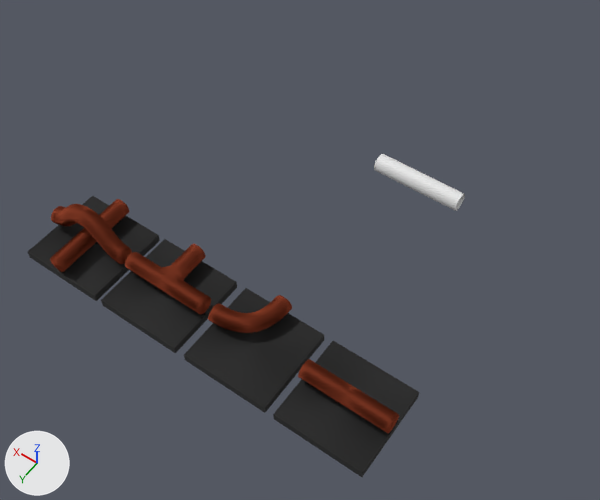
Renders of the Blender file Frontend/GaMR/Assets/Models/lost_in_space/electric_components.blend from each side of a commit.
Camera for both pictures: a 50 mm camera at (-7.12, 6.59, 14.44) aimed at (-1.27, -1.59, 1.58). Every picture has the same lights, and +X, +Y and +Z are marked at lower left. The same objects are shown in both versions, whatever each file hides.

The older version as bpy lines, for what is in view:
```python
ob_beziercurve_000 = bpy.data.objects.new('BezierCurve.000', me_cubeziercurve_000)
ob_beziercurve_000.location = (-1.3, 0.0, 1.0)
ob_beziercurve_000.rotation_euler = (0.0, 0.0, -1.571)  # degrees (0, 0, -90)
ob_beziercurve_001 = bpy.data.objects.new('BezierCurve.001', cu_beziercurve_001)
ob_beziercurve_001.location = (-2.16, -4.69, 1.6)
ob_beziercurve_003 = bpy.data.objects.new('BezierCurve.003', me_cubeziercurve_003)
ob_beziercurve_003.location = (3.13, 0.0, 0.67)
ob_straight = bpy.data.objects.new('straight', me_cubeziercurve)
ob_straight.location = (-3.51, 0.0, 0.7)
# also in view: 'BezierCurve.002' at (0.95, 0.0, 0.35)
```
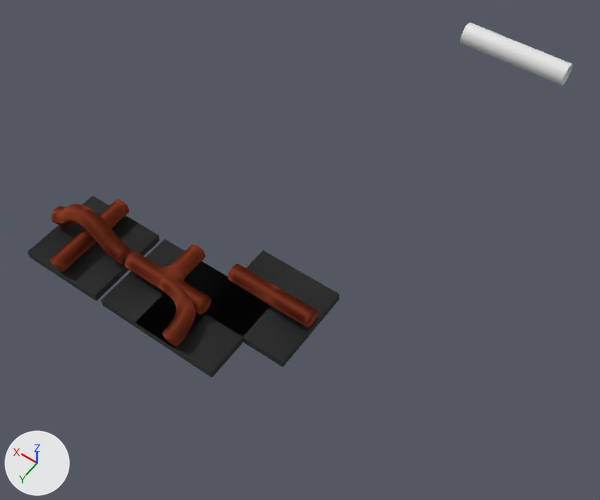
Where the newer file only moved an object's origin or applied its transform, the numbers keep the older frame.

The change, as a diff of the scene's bpy script:
```diff
--- a/Frontend/GaMR/Assets/Models/lost_in_space/electric_components.blend.py
+++ b/Frontend/GaMR/Assets/Models/lost_in_space/electric_components.blend.py
@@ me_cubeziercurve_000 @@
 me_cubeziercurve_000.from_pydata(...)  # 220 vertices, 204 faces; spans x -1.0..1.0, y -1.0..1.0, z -1.01..-0.31
 # used by ob_beziercurve_000; location = (-1.3, 0.0, 1.0); rotation_euler = (0.0, 0.0, -1.571), in degrees (0, 0, -90)
+# me_cubeziercurve_000 part 1: the whole mesh is turned 90 degrees about the z axis through its middle, then moved by (0.0, 1.3, 0.01)
 me_cubeziercurve_000.materials.append(mat_cable_material)
@@ me_cubeziercurve @@
 me_cubeziercurve.from_pydata(...)  # 220 vertices, 204 faces; spans x -1.0..1.0, y -1.0..1.0, z -0.72..-0.02
 # used by ob_straight; location = (-3.51, 0.0, 0.7)
+# me_cubeziercurve part 2: the whole mesh is moved by (0.0, 0.0, 0.72)
 me_cubeziercurve.materials.append(mat_cable_material)
@@ ob_beziercurve_001 @@
 ob_beziercurve_001 = bpy.data.objects.new('BezierCurve.001', cu_beziercurve_001)
-ob_beziercurve_001.location = (-2.16, -4.69, 1.6)
+ob_beziercurve_001.location = (-3.3, -5.37, 5.09)
@@ ob_straight @@
 ob_straight = bpy.data.objects.new('straight', me_cubeziercurve)
-ob_straight.location = (-3.51, 0.0, 0.7)
+ob_straight.location = (-0.99, -1.0, 0.0)
```

What differs and where, as boxes [x1, y1, x2, y2] in the pictures (600 x 500 px):
'straight', moved
    before: [273, 341, 419, 477]
    after: [205, 250, 340, 367]
'BezierCurve.000', mesh turned
    before: [184, 288, 324, 413]
    after: [135, 261, 269, 377]
'BezierCurve.001', moved
    before: [374, 154, 465, 211]
    after: [460, 22, 573, 85]
